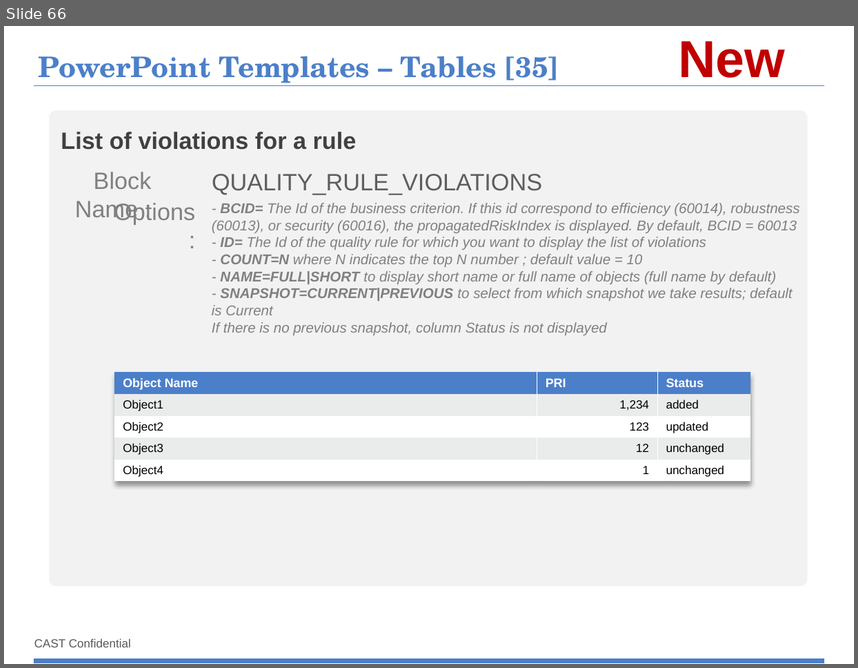
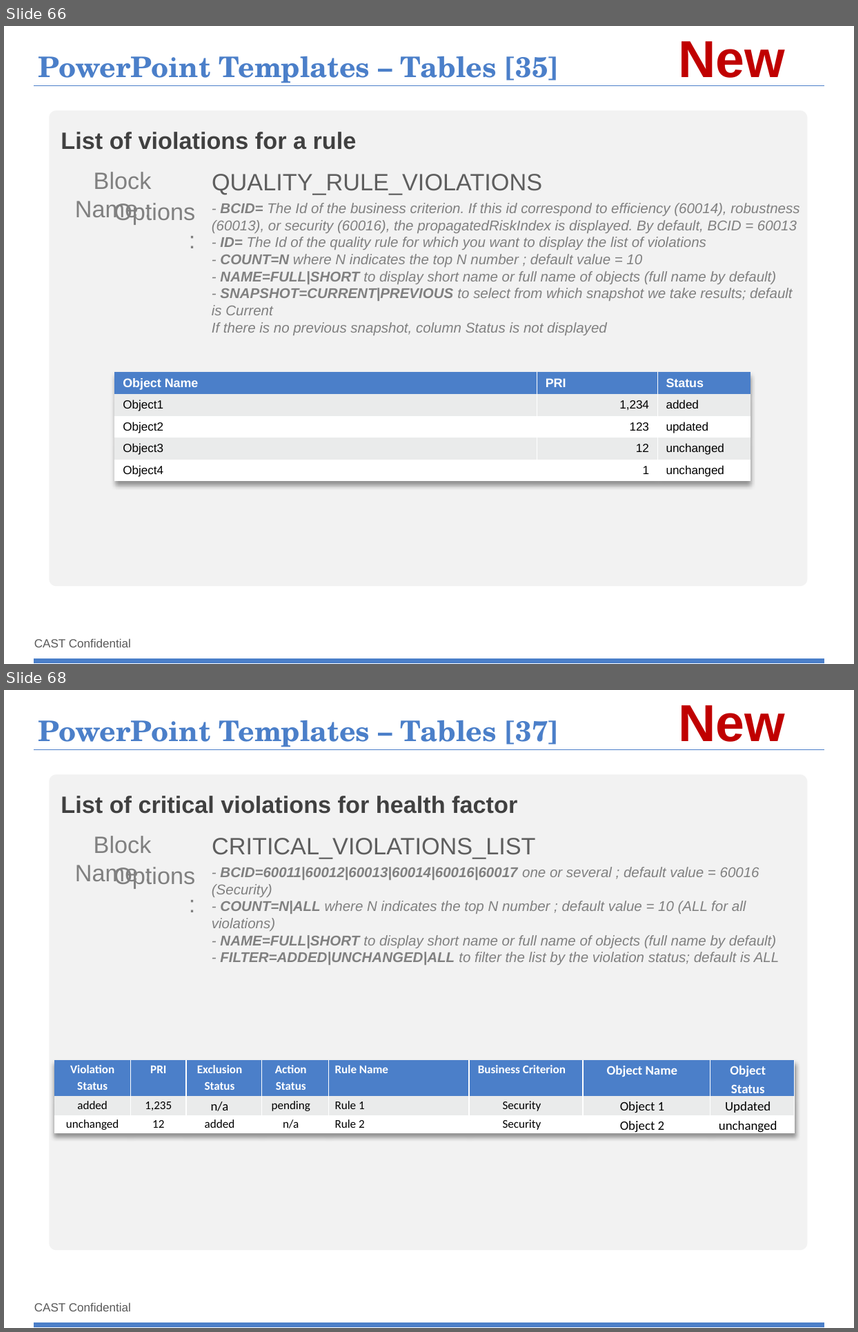
Before and after one commit to CAST-projects/ReportGenerator, a slide deck: CastReporting.Reporting/TemplatesFiles/1- Powerpoint-components-library.pptx. Shown one above the other, each under a label of ours: slide 66 before the commit, slides 66 and 68 after it; the slides between them are not shown. The pictures are 858x668 and 858x1332 pixels, drawn with LibreOffice and Linux fonts; fonts in the diff are those of the drawing; background and template pictures are left out. Boxes give left, top, right and bottom in pixels: in the first picture for what was removed or moved away, otherwise in the second. Text is boxed around its words. In the diff, an @@ line names an element or a change of style, - is before the commit and + after.

Commit message:
REPORTGEN-282 : Get list of critical violations regarding Business criteria

```diff
--- a/CastReporting.Reporting/TemplatesFiles/1- Powerpoint-components-library.pptx
+++ b/CastReporting.Reporting/TemplatesFiles/1- Powerpoint-components-library.pptx
@@ slide 68 added at [4,690,854,1328], background #FFFFFF; not listed: 3 template elements that a slide beside it also shows @@
@@ text added at [679,705,786,750], 44 pt, text #C00000, bold @@
+New
@@ title added at [38,720,559,750], 24 pt, text #4B7FC9, bold @@
+PowerPoint Templates – Tables [37]
@@ rounded rectangle added at [49,774,807,1250], fill #F2F2F2 @@
@@ text added at [61,796,517,814], 20 pt, text #404040, bold @@
+List of critical violations for health factor
@@ text added at [75,836,152,886], 20 pt, text #808080 @@
+Block Name :
@@ text added at [212,838,536,859], 20 pt, text #5E5E5E @@
+CRITICAL_VIOLATIONS_LIST
@@ text added at [114,867,195,888], 20 pt, text #808080 @@
+Options :
@@ text added at [212,867,779,965], 12 pt, text #808080, italic @@
+- BCID=60011|60012|60013|60014|60016|60017 one or several ; default value = 60016 (Security)
+- COUNT=N|ALL where N indicates the top N number ; default value = 10 (ALL for all violations)
+- NAME=FULL|SHORT to display short name or full name of objects (full name by default)
+- FILTER=ADDED|UNCHANGED|ALL to filter the list by the violation status; default is ALL
@@ table added at [54,1060,795,1135], 3 rows, 8 columns @@
+Violation Status | PRI | Exclusion Status | Action Status | Rule Name | Business Criterion | Object Name | Object Status
+added | 1,235 | n/a | pending | Rule 1 | Security | Object 1 | Updated
+unchanged | 12 | added | n/a | Rule 2 | Security | Object 2 | unchanged
```
Also in this commit, not shown: 2 slides changed, 23 other files.
